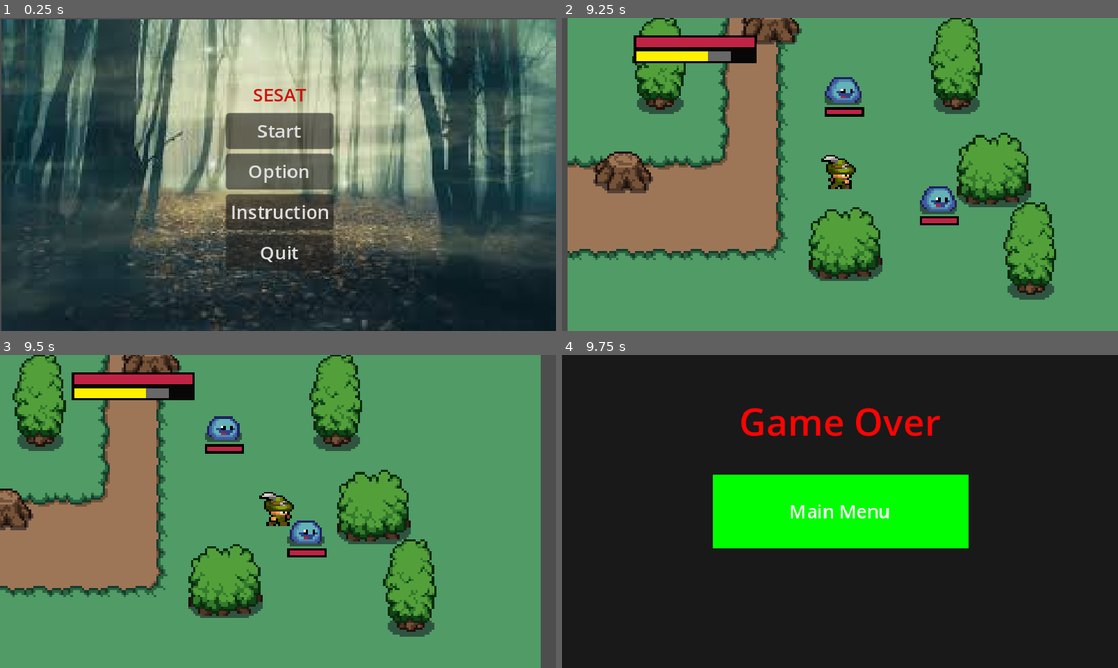
Above: before the commit, frames 1-4 (two rows, left to right).
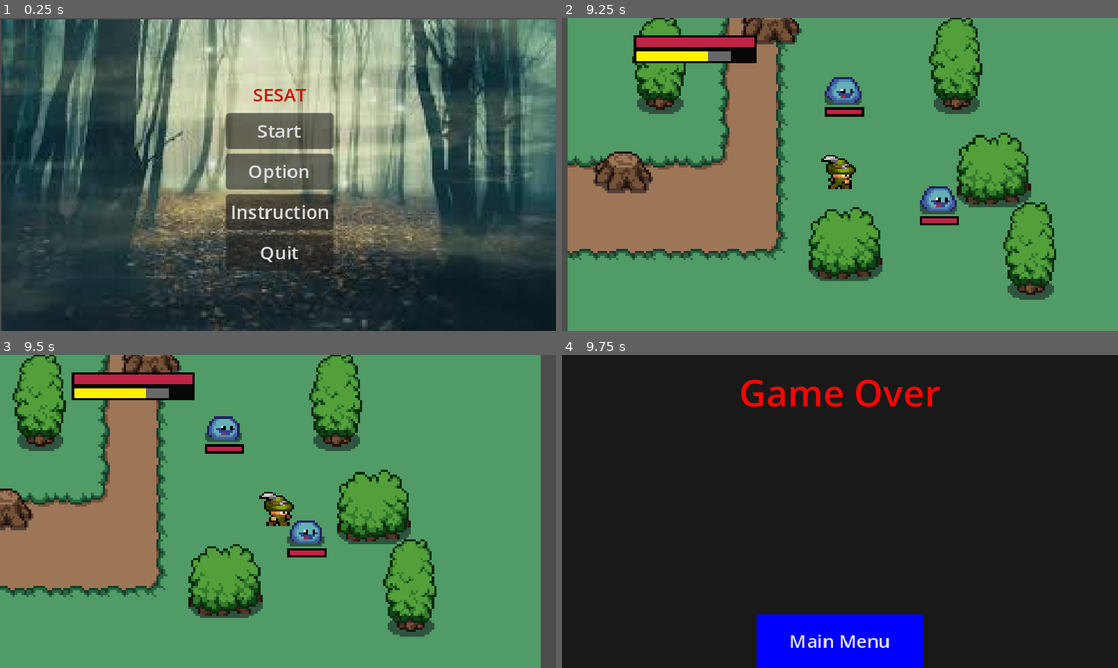
Above: after the commit, the same moments.

Repository: AGuylol/Tt6l-8
Game: Godot game, scene res://scenes/Menu_Spare.tscn
The game is run twice, just before and just after one commit, with the same random seed, the same clock (stepped at 60 frames per second) and the same inputs.
Inputs (mouse positions are in pixels of both pictures, inside the frame that each line leads up to):
- Up to frame 1 (0.25 s): no input
- Up to frame 2 (9.25 s): click "Option" at 0.5 s; click "Video" at 1.25 s; click (890, 174) at 2 s; click (890, 208) at 2.75 s; click "Back" at 3.5 s; click "Audio" at 4.25 s; click "Back" at 5 s; click "Back" at 5.75 s; click "Instruction" at 6.5 s; click "Back" at 7.25 s; click "Start" at 8 s; move the mouse to (962, 158) at 8.77 s; hold D (right) from 8.78 s (still down); click (962, 158) at 8.85 s
- Up to frame 3 (9.5 s): keep holding D (right)
- Up to frame 4 (9.75 s): move the mouse to (728, 527) at 9.52 s; release D (right) at 9.53 s; hold S (down) from 9.53 s (still down); click (728, 527) at 9.6 s

Frames 1-3 are identical in both runs. In frame 4, 18% of the frame differs, in the area x 27-74%, y 7-100%.

Commit message:
add pause

Diff:
--- a/gameover/gameover.tscn
+++ b/gameover/gameover.tscn
@@ -32,9 +32,9 @@
 anchors_preset = 5
 anchor_left = 0.5
 anchor_right = 0.5
-offset_left = -135.0
-offset_right = 135.0
-offset_bottom = 116.0
+offset_left = -102.5
+offset_right = 102.5
+offset_bottom = 65.0
 grow_horizontal = 2
 text = "Game Over"
 label_settings = SubResource("LabelSettings_nyvgh")
@@ -43,17 +43,16 @@
 
 [node name="Button" type="Button" parent="."]
 layout_mode = 1
-anchors_preset = 8
+anchors_preset = 7
 anchor_left = 0.5
-anchor_top = 0.5
+anchor_top = 1.0
 anchor_right = 0.5
-anchor_bottom = 0.5
-offset_left = -110.5
-offset_top = -32.0
-offset_right = 110.5
-offset_bottom = 32.0
+anchor_bottom = 1.0
+offset_left = -72.0
+offset_top = -46.0
+offset_right = 72.0
 grow_horizontal = 2
-grow_vertical = 2
+grow_vertical = 0
 text = "Main Menu"
 script = ExtResource("1_d6828")
 
--- /dev/null
+++ b/pause/pause.gd
@@ -0,0 +1,93 @@
+extends Control
+
+var pause
+var option
+var video
+var audio
+
+
+func _ready():
+	pause = $Pause
+	option = $Option
+	video = $Video
+	audio = $Audio
+
+func _process(_delta):
+	if Input.is_action_just_pressed("ui_cancel"):
+		toggle()
+
+
+func toggle():
+	visible = !visible
+	get_tree().paused = visible
+
+func show_and_hide(first,second):
+	first.show()
+	second.hide()
+
+
+func _on_continue_pressed():
+	pass # Replace with function body.
+
+
+func _on_option_pressed():
+	show_and_hide(option,pause)
+
+
+func _on_mainmenu_pressed():
+	get_tree().change_scene_to_file("res://scenes/Menu_Spare.tscn")
+
+
+func _on_video_pressed():
+	show_and_hide(video, option)
+
+
+func _on_audio_pressed():
+	show_and_hide(audio, option)
+
+
+func _on_back_from_option_pressed():
+	show_and_hide(pause, option)
+
+
+func _on_fullscreen_toggled(button_pressed):
+	if button_pressed == true:
+		DisplayServer.window_set_mode(DisplayServer.WINDOW_MODE_FULLSCREEN)
+	else:
+		DisplayServer.window_set_mode(DisplayServer.WINDOW_MODE_WINDOWED)
+
+func _on_borderless_toggled(button_pressed):
+	if button_pressed == true:
+		DisplayServer.window_set_mode(DisplayServer.WINDOW_MODE_EXCLUSIVE_FULLSCREEN)
+	else:
+		DisplayServer.window_set_mode(DisplayServer.WINDOW_MODE_WINDOWED)
+
+
+func _on_v_sync_toggled(button_pressed):
+	if button_pressed == true:
+		DisplayServer.window_set_vsync_mode(DisplayServer.VSYNC_ENABLED)
+	else:
+		DisplayServer.window_set_vsync_mode(DisplayServer.VSYNC_DISABLED)
+
+
+func _on_back_from_video_pressed():
+	show_and_hide(option, video)
+
+
+func _on_master_value_changed(value):
+	volume(0,value)
+
+func volume(bus_index, value):
+	AudioServer.set_bus_volume_db(bus_index, value)
+
+
+func _on_music_value_changed(value):
+	volume(1,value)
+
+
+func _on_sound_fx_value_changed(value):
+	volume(2,value)
+
+
+func _on_back_from_audio_pressed():
+	show_and_hide(option, audio)
--- /dev/null
+++ b/pause/pause.tscn
@@ -0,0 +1,233 @@
+[gd_scene load_steps=2 format=3 uid="uid://cdhfn04jkywxr"]
+
+[ext_resource type="Script" path="res://pause/pause.gd" id="1_gu85i"]
+
+[node name="PauseMenu" type="Control"]
+layout_mode = 3
+anchors_preset = 15
+anchor_right = 1.0
+anchor_bottom = 1.0
+grow_horizontal = 2
+grow_vertical = 2
+script = ExtResource("1_gu85i")
+
+[node name="Pause" type="VBoxContainer" parent="."]
+layout_mode = 1
+anchors_preset = 8
+anchor_left = 0.5
+anchor_top = 0.5
+anchor_right = 0.5
+anchor_bottom = 0.5
+offset_left = -48.0
+offset_top = -50.5
+offset_right = 48.0
+offset_bottom = 50.5
+grow_horizontal = 2
+grow_vertical = 2
+
+[node name="Continue" type="Button" parent="Pause"]
+layout_mode = 2
+text = "Continue"
+
+[node name="Option" type="Button" parent="Pause"]
+layout_mode = 2
+text = "Option"
+
+[node name="Mainmenu" type="Button" parent="Pause"]
+layout_mode = 2
+text = "Main Menu"
+
+[node name="Option" type="Control" parent="."]
+visible = false
+layout_mode = 1
+anchors_preset = 15
+anchor_right = 1.0
+anchor_bottom = 1.0
+grow_horizontal = 2
+grow_vertical = 2
+
+[node name="VBoxContainer" type="VBoxContainer" parent="Option"]
+layout_mode = 1
+anchors_preset = 8
+anchor_left = 0.5
+anchor_top = 0.5
+anchor_right = 0.5
+anchor_bottom = 0.5
+offset_left = -26.5
+offset_top = -37.0
+offset_right = 26.5
+offset_bottom = 37.0
+grow_horizontal = 2
+grow_vertical = 2
+
+[node name="Video" type="Button" parent="Option/VBoxContainer"]
+layout_mode = 2
+text = "Video"
+
+[node name="HSeparator" type="HSeparator" parent="Option/VBoxContainer"]
+layout_mode = 2
+
+[node name="Audio" type="Button" parent="Option/VBoxContainer"]
+layout_mode = 2
+text = "Audio"
+
+[node name="BackFromOption" type="Button" parent="Option"]
+layout_mode = 1
+anchors_preset = 7
+anchor_left = 0.5
+anchor_top = 1.0
+anchor_right = 0.5
+anchor_bottom = 1.0
+offset_left = -26.5
+offset_top = -31.0
+offset_right = 26.5
+grow_horizontal = 2
+grow_vertical = 0
+text = "Back"
+
+[node name="Video" type="Control" parent="."]
+visible = false
+layout_mode = 1
+anchors_preset = 15
+anchor_right = 1.0
+anchor_bottom = 1.0
+grow_horizontal = 2
+grow_vertical = 2
+
+[node name="HBoxContainer" type="HBoxContainer" parent="Video"]
+layout_mode = 1
+anchors_preset = 8
+anchor_left = 0.5
+anchor_top = 0.5
+anchor_right = 0.5
+anchor_bottom = 0.5
+offset_left = -66.0
+offset_top = -40.0
+offset_right = 83.0
+offset_bottom = 40.0
+grow_horizontal = 2
+grow_vertical = 2
+
+[node name="Labels" type="VBoxContainer" parent="Video/HBoxContainer"]
+layout_mode = 2
+size_flags_horizontal = 4
+
+[node name="Fullscreen" type="Label" parent="Video/HBoxContainer/Labels"]
+layout_mode = 2
+text = "Fullscreen"
+
+[node name="Borderless" type="Label" parent="Video/HBoxContainer/Labels"]
+layout_mode = 2
+text = "Borderless"
+
+[node name="VSync" type="Label" parent="Video/HBoxContainer/Labels"]
+layout_mode = 2
+text = "VSync"
+
+[node name="Checks" type="VBoxContainer" parent="Video/HBoxContainer"]
+layout_mode = 2
+
+[node name="Fullscreen" type="CheckBox" parent="Video/HBoxContainer/Checks"]
+layout_mode = 2
+
+[node name="Borderless" type="CheckBox" parent="Video/HBoxContainer/Checks"]
+layout_mode = 2
+
+[node name="VSync" type="CheckBox" parent="Video/HBoxContainer/Checks"]
+layout_mode = 2
+
+[node name="BackFromVideo" type="Button" parent="Video"]
+layout_mode = 1
+anchors_preset = 7
+anchor_left = 0.5
+anchor_top = 1.0
+anchor_right = 0.5
+anchor_bottom = 1.0
+offset_left = -49.5
+offset_top = -37.0
+offset_right = 49.5
+grow_horizontal = 2
+grow_vertical = 0
+text = "Back"
+
+[node name="Audio" type="Control" parent="."]
+visible = false
+layout_mode = 1
+anchors_preset = 15
+anchor_right = 1.0
+anchor_bottom = 1.0
+grow_horizontal = 2
+grow_vertical = 2
+
+[node name="HBoxContainer2" type="HBoxContainer" parent="Audio"]
+layout_mode = 1
+anchors_preset = 8
+anchor_left = 0.5
+anchor_top = 0.5
+anchor_right = 0.5
+anchor_bottom = 0.5
+offset_left = -263.0
+offset_top = -38.0
+offset_right = 309.0
+offset_bottom = 39.0
+grow_horizontal = 2
+grow_vertical = 2
+
+[node name="Label" type="VBoxContainer" parent="Audio/HBoxContainer2"]
+layout_mode = 2
+size_flags_horizontal = 4
+
+[node name="Master" type="Label" parent="Audio/HBoxContainer2/Label"]
+layout_mode = 2
+text = "Master"
+
+[node name="Music" type="Label" parent="Audio/HBoxContainer2/Label"]
+layout_mode = 2
+text = "Music"
+
+[node name="Sound FX" type="Label" parent="Audio/HBoxContainer2/Label"]
+layout_mode = 2
+text = "Sound FX"
+
+[node name="Slider" type="VBoxContainer" parent="Audio/HBoxContainer2"]
+layout_mode = 2
+size_flags_horizontal = 4
+size_flags_vertical = 4
+
+[node name="Master" type="HSlider" parent="Audio/HBoxContainer2/Slider"]
+layout_mode = 2
+
+[node name="Music" type="HSlider" parent="Audio/HBoxContainer2/Slider"]
+layout_mode = 2
+
+[node name="Sound FX" type="HSlider" parent="Audio/HBoxContainer2/Slider"]
+layout_mode = 2
+
+[node name="BackFromAudio" type="Button" parent="Audio"]
+layout_mode = 1
+anchors_preset = 7
+anchor_left = 0.5
+anchor_top = 1.0
+anchor_right = 0.5
+anchor_bottom = 1.0
+offset_left = -47.5
+offset_top = -37.0
+offset_right = 47.5
+grow_horizontal = 2
+grow_vertical = 0
+text = "Back"
+
+[connection signal="pressed" from="Pause/Continue" to="." method="_on_continue_pressed"]
+[connection signal="pressed" from="Pause/Option" to="." method="_on_option_pressed"]
+[connection signal="pressed" from="Pause/Mainmenu" to="." method="_on_mainmenu_pressed"]
+[connection signal="pressed" from="Option/VBoxContainer/Video" to="." method="_on_video_pressed"]
+[connection signal="pressed" from="Option/VBoxContainer/Audio" to="." method="_on_audio_pressed"]
+[connection signal="pressed" from="Option/BackFromOption" to="." method="_on_back_from_option_pressed"]
+[connection signal="toggled" from="Video/HBoxContainer/Checks/Fullscreen" to="." method="_on_fullscreen_toggled"]
+[connection signal="toggled" from="Video/HBoxContainer/Checks/Borderless" to="." method="_on_borderless_toggled"]
+[connection signal="toggled" from="Video/HBoxContainer/Checks/VSync" to="." method="_on_v_sync_toggled"]
+[connection signal="pressed" from="Video/BackFromVideo" to="." method="_on_back_from_video_pressed"]
+[connection signal="value_changed" from="Audio/HBoxContainer2/Slider/Master" to="." method="_on_master_value_changed"]
+[connection signal="value_changed" from="Audio/HBoxContainer2/Slider/Music" to="." method="_on_music_value_changed"]
+[connection signal="value_changed" from="Audio/HBoxContainer2/Slider/Sound FX" to="." method="_on_sound_fx_value_changed"]
+[connection signal="pressed" from="Audio/BackFromAudio" to="." method="_on_back_from_audio_pressed"]
--- a/project.godot
+++ b/project.godot
@@ -69,6 +69,11 @@
 "events": [Object(InputEventKey,"resource_local_to_scene":false,"resource_name":"","device":-1,"window_id":0,"alt_pressed":false,"shift_pressed":false,"ctrl_pressed":false,"meta_pressed":false,"pressed":false,"keycode":0,"physical_keycode":50,"key_label":0,"unicode":50,"echo":false,"script":null)
 ]
 }
+pause={
+"deadzone": 0.5,
+"events": [Object(InputEventKey,"resource_local_to_scene":false,"resource_name":"","device":0,"window_id":0,"alt_pressed":false,"shift_pressed":false,"ctrl_pressed":false,"meta_pressed":false,"pressed":false,"keycode":0,"physical_keycode":4194305,"key_label":0,"unicode":0,"echo":false,"script":null)
+]
+}
 
 [rendering]
 
